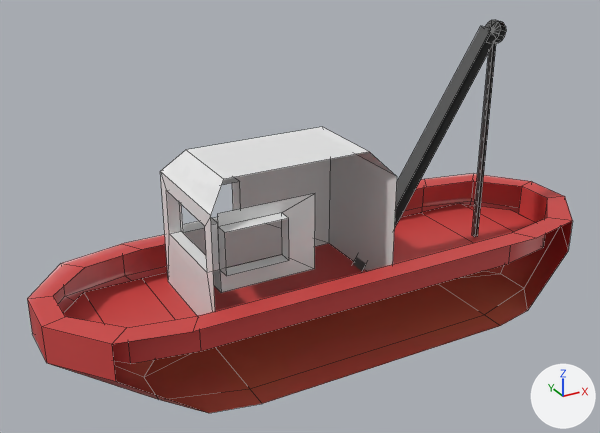
The FBX model Assets/Props/Ship.fbx, before and after one commit.
Camera for both pictures: a 50 mm camera at (-0.087, -0.134, 0.1046) aimed at (-0.0068, 0.0119, 0.0316). Lighting does not change. The marker at lower right points along +X, +Y and +Z. Mesh edges are drawn as thin lines. Where no turn or scale is listed for an object, it has been applied to the vertices. Vertices at the same position are counted once.
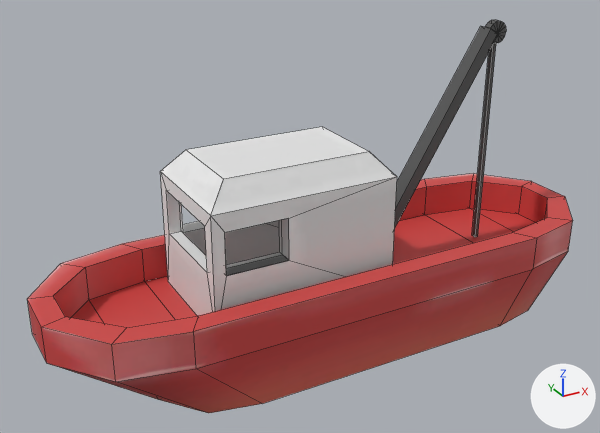
Where the newer file only moved an object's origin or applied its transform, the numbers keep the older frame.

Pixel boxes (x1, y1, x2, y2) of what changed, in the pictures (600 x 433 px):
part 1 of me_mesh, added: after (211, 152, 397, 311)
part 2 of me_mesh, added (red): after (54, 21, 573, 413)
part 3 of me_mesh, surface changed (red to brown): (42, 327, 204, 412) in both

The edits, one by one:
me_mesh is used by ob_pcube4; location (0.0, 0.01, 0.0005).
me_mesh had 143 vertices, 108 faces and spanned x -0.065..0.065, y -0.021..0.021, z 0.0..0.0697.
me_mesh now has 164 vertices, 141 faces and spans x -0.065..0.065, y -0.021..0.021, z 0.0..0.0697.
me_mesh part 1: a new loose piece of 14 vertices spanning x -0.0338..0.0077, y -0.0132..-0.0091, z 0.0166..0.0479, in mat_ship_texture (picture img_ship_jpg).
Part 2, on me_mesh:
1 vertex is added at (0.041, -0.0022, 0.067).
6 new vertices lie (0.0, 0.0, -0.0079) away from vertices in x -0.0515..0.0515, y -0.021..0.0162, z 0.0245.
24 new faces join them.
me_mesh part 3: 4 kept faces spanning x -0.065..0.065, y -0.0179..-0.0046, z 0.0..0.0245 get new texture (UV) coordinates.
